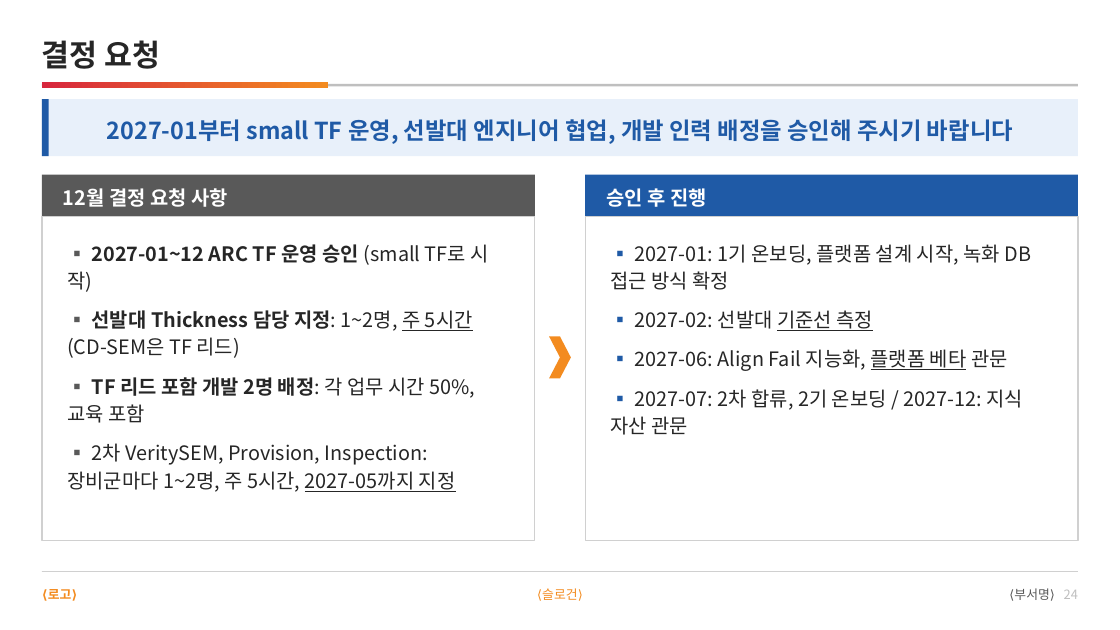
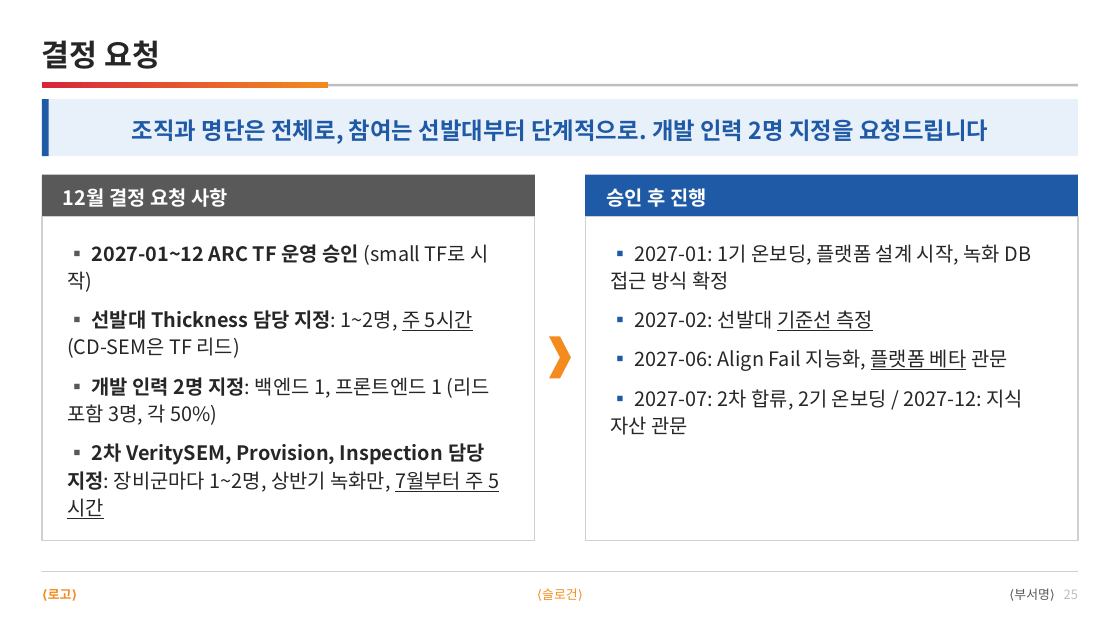
Before and after one commit to DarrenKoi/pm_notes, a slide deck: slide 25 of my-task/arc-tf/deliverables/arc-tf-team-full.pptx (slide 24 before the commit). Drawn at 1120x630 pixels with LibreOffice and Linux fonts; fonts in the diff are those of the drawing. Boxes give left, top, right and bottom in pixels: in the first picture for what was removed or moved away, otherwise in the second. Text is boxed around its words. In the diff, an @@ line names an element or a change of style, - is before the commit and + after.

```diff
--- a/my-task/arc-tf/deliverables/arc-tf-team-full.pptx
+++ b/my-task/arc-tf/deliverables/arc-tf-team-full.pptx
@@ text at (132,119,988,144): text changed @@
-2027-01부터 small TF 운영, 선발대 엔지니어 협업, 개발 인력 배정을 승인해 주시기 바랍니다
+조직과 명단은 전체로, 참여는 선발대부터 단계적으로. 개발 인력 2명 지정을 요청드립니다
@@ text at (67,377,490,492): text changed @@
-▪ TF 리드 포함 개발 2명 배정: 각 업무 시간 50%, 교육 포함
-▪ 2차 VeritySEM, Provision, Inspection: 장비군마다 1~2명, 주 5시간, 2027-05까지 지정
+▪ 개발 인력 2명 지정: 백엔드 1, 프론트엔드 1 (리드 포함 3명, 각 50%)
+▪ 2차 VeritySEM, Provision, Inspection 담당 지정: 장비군마다 1~2명, 상반기 녹화만, 7월부터 주 5시간
@@ text at (1014,588,1078,600): text changed @@
-⟨부서명⟩ 24
+⟨부서명⟩ 25
```
Also in this commit, not shown: 17 other slides changed, 1 slide added, 15 other files.
